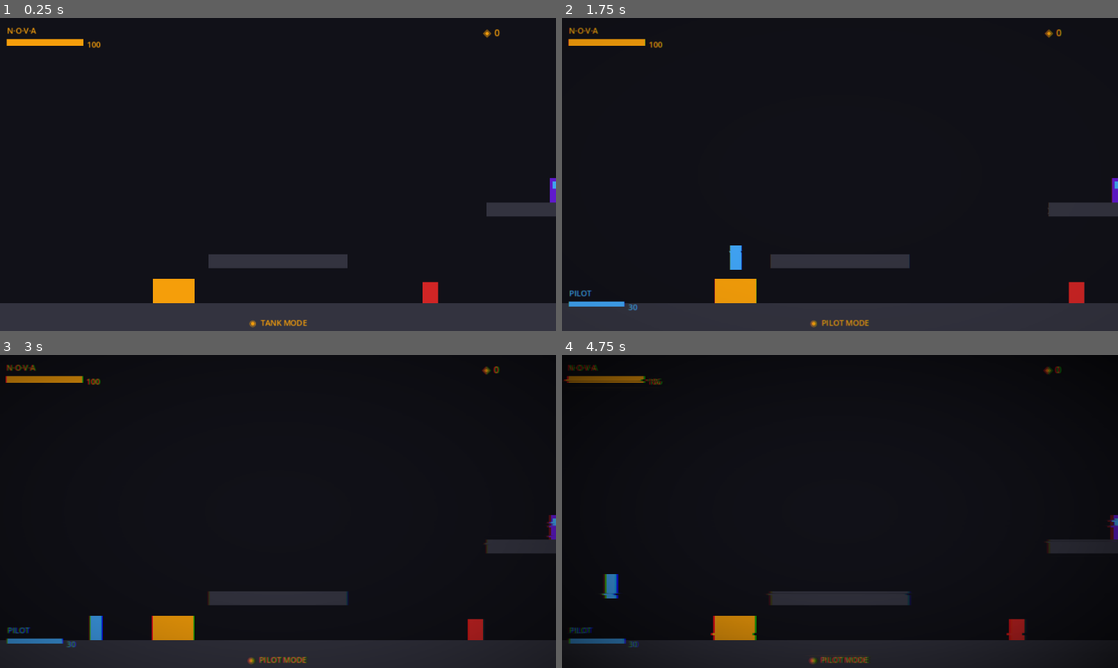
Above: before the commit, frames 1-4 (two rows, left to right).
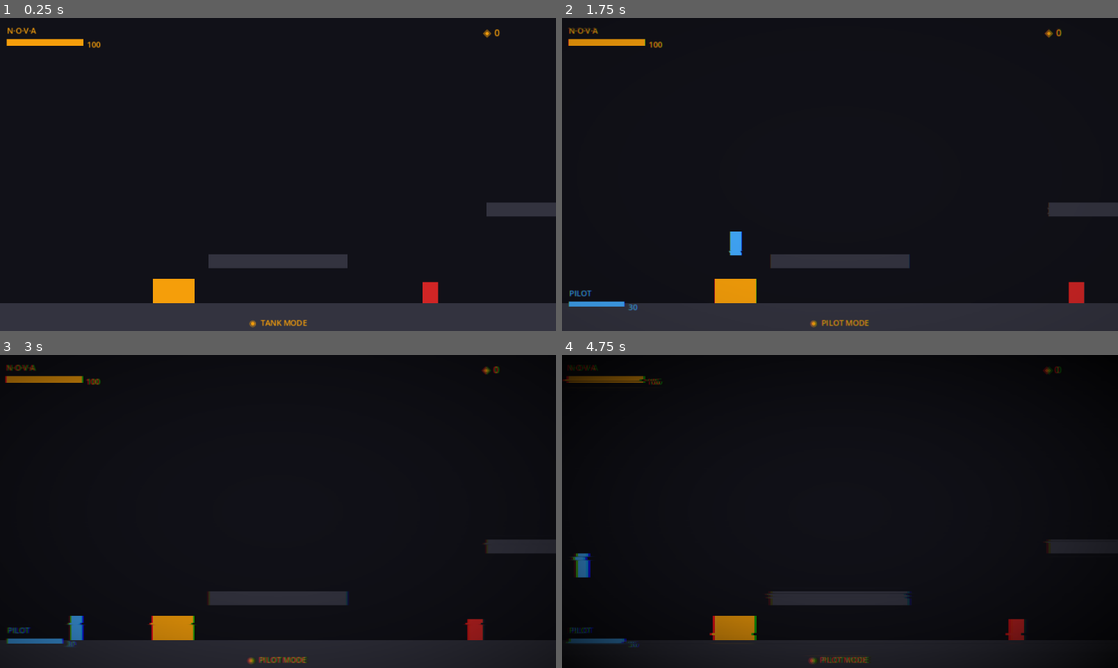
Above: after the commit, the same moments.

Repository: readycheck-studios/steeleternal
Game: Godot game, scene res://scenes/levels/TestRoom.tscn
The game is run twice, just before and just after one commit, with the same random seed, the same clock (stepped at 60 frames per second) and the same inputs.
Inputs (mouse positions are in pixels of both pictures, inside the frame that each line leads up to):
- Up to frame 1 (0.25 s): no input
- Up to frame 2 (1.75 s): move the mouse to (962, 158) at 0.52 s; press the mouse at (962, 158) at 0.53 s; hold E (h_phase_right) from 0.53 s (still down); tap W (p_jump) at 0.77, 1.52 s; move the mouse to (728, 190) at 1.27 s; release the mouse at (728, 190) at 1.28 s; tap Space (p_interact) at 1.35 s
- Up to frame 3 (3 s): move the mouse to (333, 442) at 2.02 s; release E (h_phase_right) at 2.03 s; hold A (p_move_left) 2.03-2.78 s; hold Q (p_utility) 2.03-2.78 s; move the mouse to (250, 574) at 2.77 s; hold E (h_phase_right) from 2.78 s (still down); click (250, 574) at 2.85 s
- Up to frame 4 (4.75 s): tap W (p_jump) at 3.02, 3.77, 4.52 s; move the mouse to (1006, 558) at 3.52 s; hold Space (p_interact) 3.53-4.28 s; move the mouse to (673, 464) at 4.27 s; release E (h_phase_right) at 4.28 s; hold A (p_move_left) from 4.28 s (still down); tap Q (p_utility) at 4.35 s

The runs differ from the first frame. In frame 1, less than 0.1% of the frame differs, in the area x 98-100%, y 51-60%; in frame 2, 0.4%; in frame 3, 0.7%; in frame 4, 1.2%, in the area x 0-100%, y 3-99%.

Commit message:
fix: Jason jump height, move speed, and terminal placement
- JUMP_VELOCITY -320 → -430 (max height ~94px, enough to clear all platforms)
- MOVE_SPEED 120 → 150 (agile feel, more horizontal reach mid-air)
- HackingTerminal moved from Platform_B (unreachable) to floor at (700, 316)
  so the hack mini-game is testable without needing to navigate platforms first

Co-Authored-By: Claude Sonnet 4.6 <noreply@anthropic.com>

Diff:
--- a/godot/scenes/levels/TestRoom.tscn
+++ b/godot/scenes/levels/TestRoom.tscn
@@ -122,6 +122,6 @@
 [node name="Grunt_3" parent="." instance=ExtResource("3_grunt")]
 position = Vector2(1300, 300)
 
-; Hacking terminal on Platform_B — disembark Jason and walk right to test the minigame
+; Hacking terminal on the floor — disembark Jason and walk right to test the minigame
 [node name="HackingTerminal" parent="." instance=ExtResource("4_terminal")]
-position = Vector2(640, 198)
+position = Vector2(700, 316)
--- a/godot/scripts/player/jason.gd
+++ b/godot/scripts/player/jason.gd
@@ -6,8 +6,8 @@
 # Collision Mask:  1 (World) | 5 (NeuralVents) | 7 (Enemies) = 81
 extends CharacterBody2D
 
-const MOVE_SPEED: float = 120.0
-const JUMP_VELOCITY: float = -320.0
+const MOVE_SPEED: float = 150.0
+const JUMP_VELOCITY: float = -430.0
 const GRAVITY_MULTIPLIER: float = 1.0
 const COYOTE_TIME: float = 0.15
 const JUMP_BUFFER_TIME: float = 0.1
